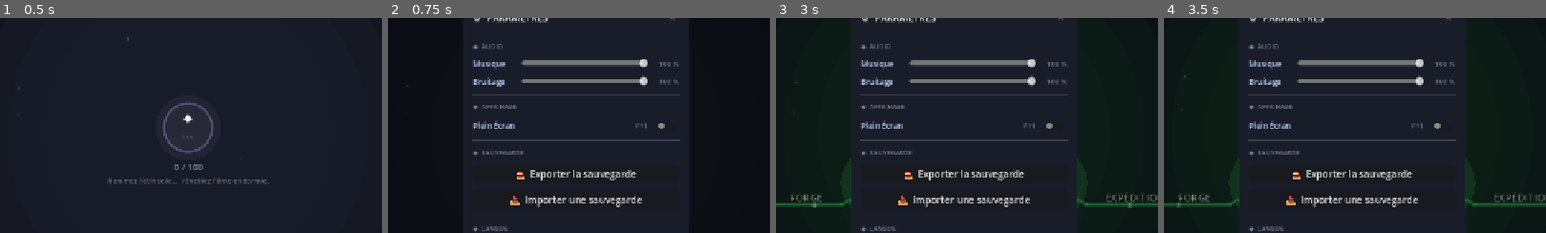
Above: before the commit, frames 1-4 (left to right).
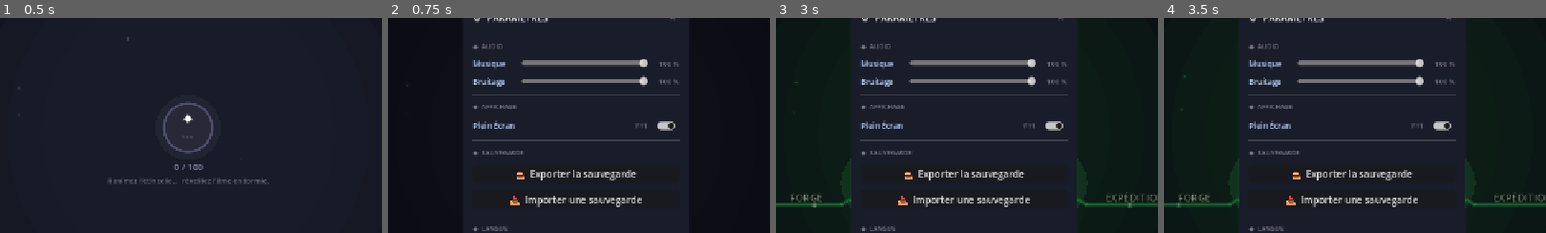
Above: after the commit, the same moments.

Repository: Rhend/Reliquary
Game: Godot game, scene res://scenes/village/village.tscn
The game is run twice, just before and just after one commit, with the same random seed, the same clock (stepped at 60 frames per second) and the same inputs.
Inputs:
- Up to frame 1 (0.5 s): no input
- Up to frame 2 (0.75 s): click "⚙" at 0.5 s
- Up to frame 3 (3 s): click "−" at 1.25 s; click "+" at 2 s; click "⚙" at 2.75 s
- Up to frame 4 (3.5 s): no input
The pictures show only the part of the screen within x 25-75%, y 23-73%; the shares and areas given below are measured in that part.

Frame 1 is identical in both runs. In frame 2, 0.2% of the frame differs, in the area x 70-76%, y 48-53%; in frame 3, 0.2%; in frame 4, 0.2%.

Commit message:
feat(affichage): le jeu se lance en plein écran par défaut
- project.godot : window/size/mode=4 (plein écran exclusif) — la fenêtre
  s ouvre directement en plein écran, sans flash fenêtré 1280x720.
- GameSettings : défaut fullscreen=true (var + fallback de chargement),
  aligné sur le mode projet. La préférence du joueur (panneau ⚙ / F11)
  reste prioritaire et persistée dans settings.json.

Co-Authored-By: Claude Fable 5 <noreply@anthropic.com>

Diff:
--- a/project.godot
+++ b/project.godot
@@ -41,6 +41,7 @@
 
 window/size/viewport_width=1280
 window/size/viewport_height=720
+window/size/mode=4
 window/stretch/mode="canvas_items"
 
 [rendering]
--- a/scripts/autoloads/GameSettings.gd
+++ b/scripts/autoloads/GameSettings.gd
@@ -13,7 +13,7 @@
 # Multiplicateur de durée par step de combat.
 # 1.0 = vitesse normale, 0.5 = x2, 0.25 = x4.
 var combat_speed:   float  = 1.0
-var fullscreen:     bool   = false
+var fullscreen:     bool   = true   # défaut aligné sur window/size/mode=4
 var volume_music:   float  = 1.0   # 0.0–1.0
 var volume_sfx:     float  = 1.0   # 0.0–1.0
 var language:       String = "fr"  # "fr" ou "en"
@@ -108,7 +108,7 @@
 	if json.parse(file.get_as_text()) == OK:
 		var data = json.get_data()
 		combat_speed  = float(data.get("combat_speed",  1.0))
-		fullscreen    = bool(data.get("fullscreen",     false))
+		fullscreen    = bool(data.get("fullscreen",     true))
 		volume_music  = float(data.get("volume_music",  1.0))
 		volume_sfx    = float(data.get("volume_sfx",    1.0))
 		language      = str(data.get("language",        "fr"))
